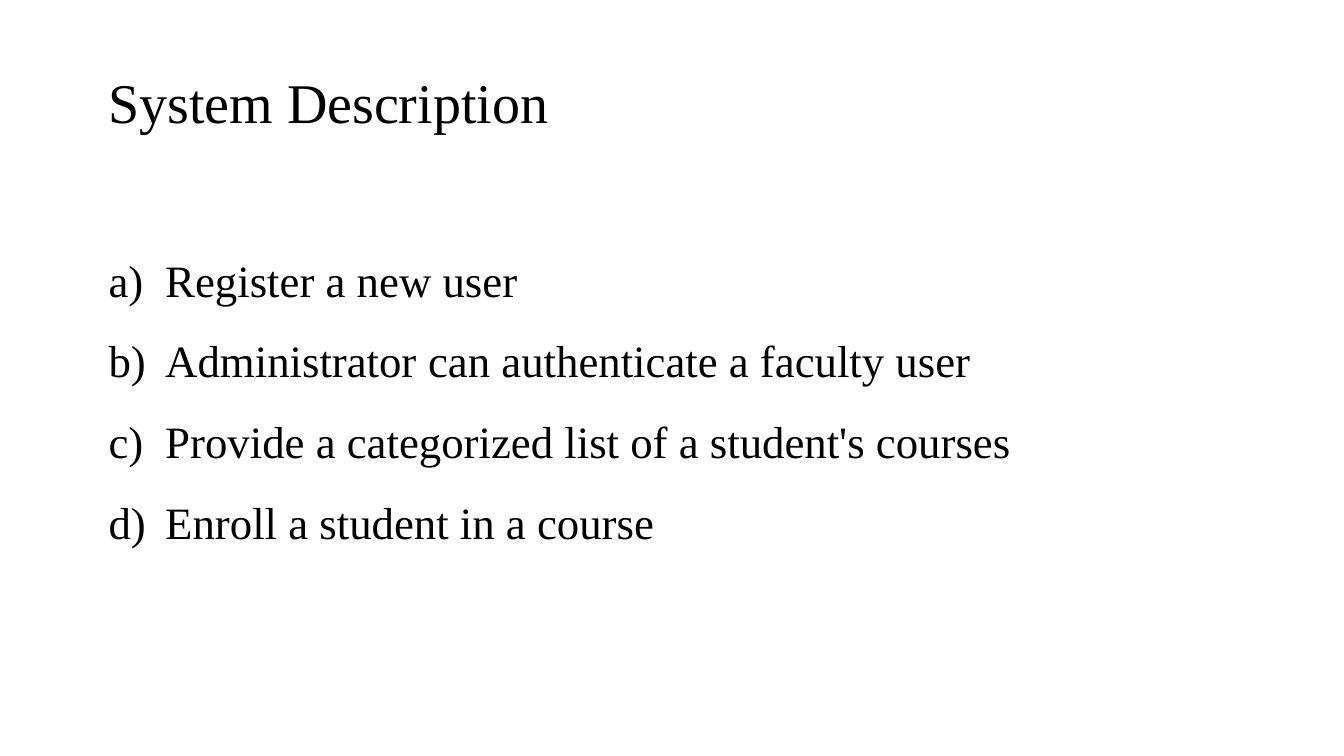
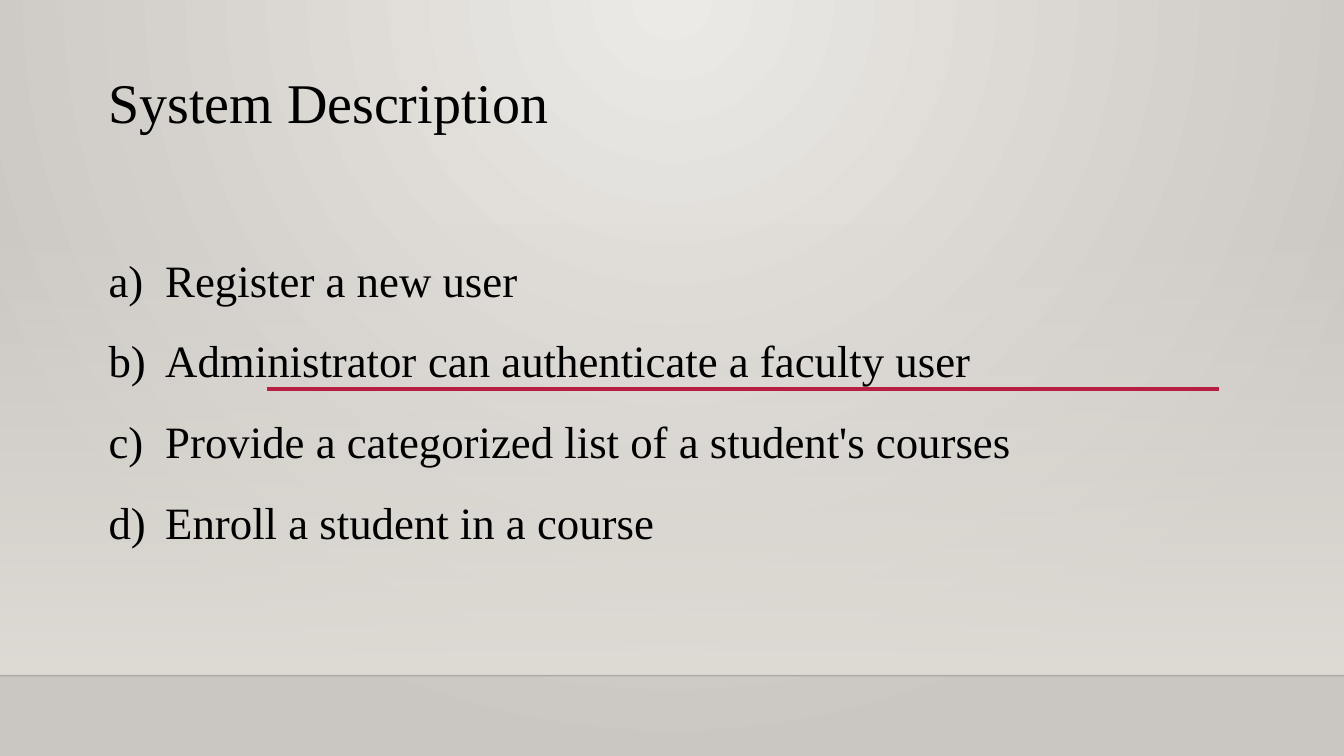
Before and after one commit to ljy95135/DB-Project-10, a slide deck: slide 3 of data/presentation.pptx. Drawn at 1344x756 pixels with LibreOffice and Linux fonts; fonts in the diff are those of the drawing; background and template pictures are left out. Boxes give left, top, right and bottom in pixels: in the first picture for what was removed or moved away, otherwise in the second. Text is boxed around its words. In the diff, an @@ line names an element or a change of style, - is before the commit and + after.

```diff
--- a/data/presentation.pptx
+++ b/data/presentation.pptx
@@ background #FFFFFF to gradient #ECEAE7 to #CAC7C1 @@
@@ rectangle added at (x1=0, y1=223, x2=1344, y2=676), fill gradient #DFDBD5 @@
@@ line added from (266, 389) to (1219, 389), #B71E42 2.5 pt @@
@@ line added from (0, 676) to (1344, 676), #000001 1 pt @@
```
Also in this commit, not shown: 6 other slides changed, 2 slides added, 4 slides removed, 4 other files.
